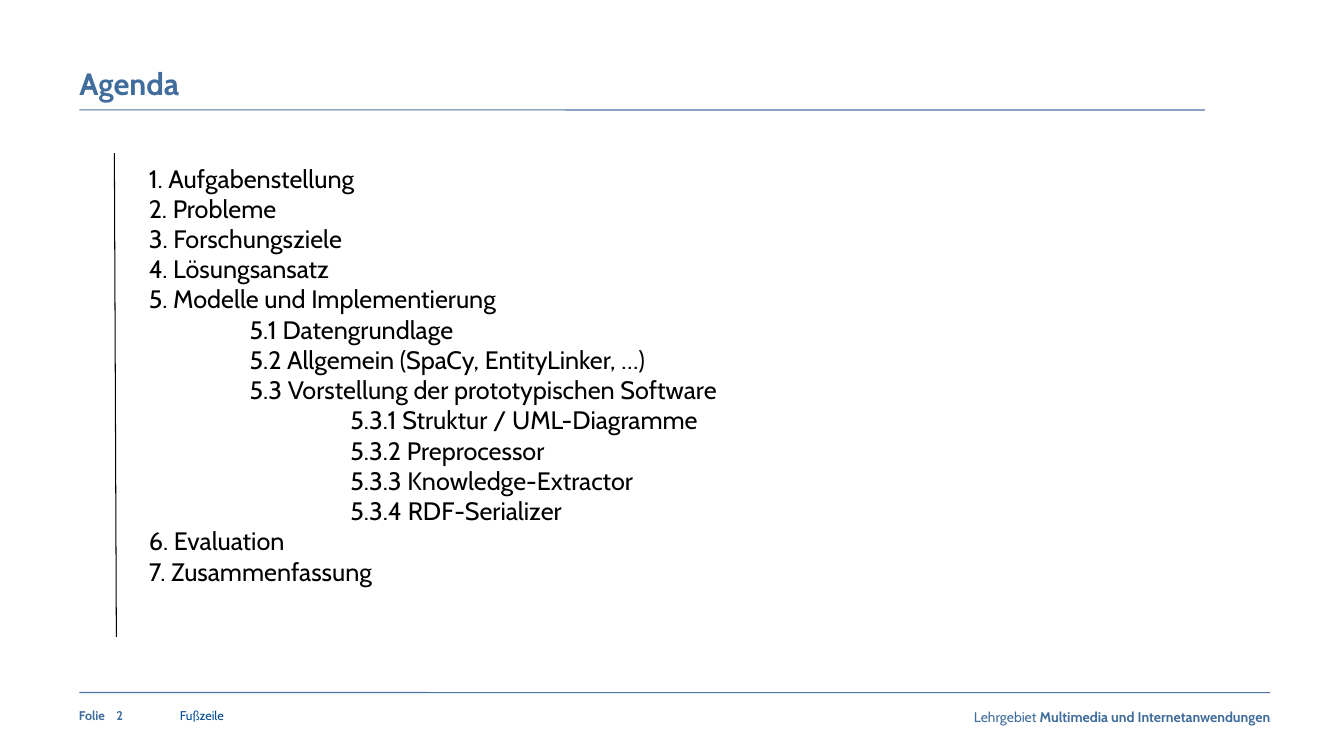
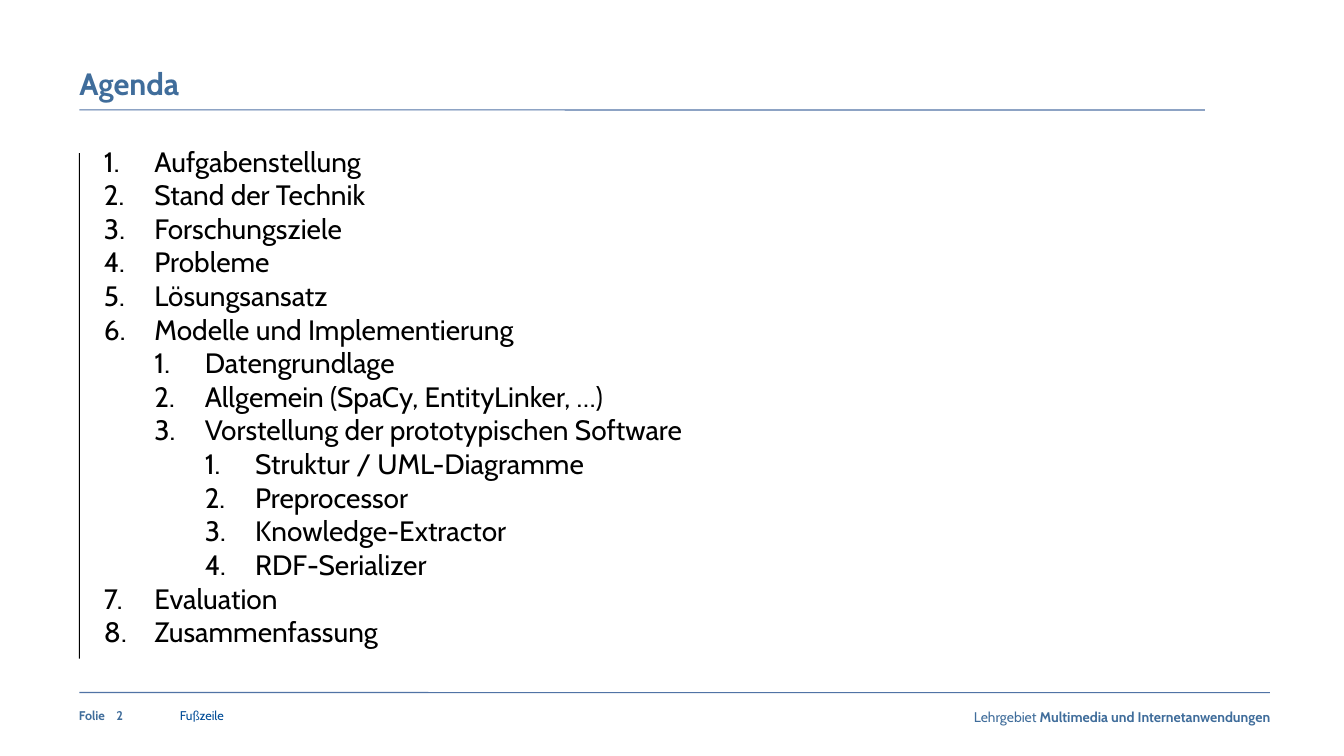
Before and after one commit to claraja/NLP_63458_WS22, a slide deck: slide 2 of Praesentation/Praesentation_Fachpraktikum_MedExtractor_Gruppe5.pptx. Drawn at 1344x756 pixels with LibreOffice and Linux fonts; fonts in the diff are those of the drawing; background and template pictures are left out. Boxes give left, top, right and bottom in pixels: in the first picture for what was removed or moved away, otherwise in the second. Text is boxed around its words. In the diff, an @@ line names an element or a change of style, - is before the commit and + after.

```diff
--- a/Praesentation/Praesentation_Fachpraktikum_MedExtractor_Gruppe5.pptx
+++ b/Praesentation/Praesentation_Fachpraktikum_MedExtractor_Gruppe5.pptx
@@ line moved from (114, 153) - (116, 637) to (80, 153) - (80, 658) @@
@@ text at bbox=[154, 151, 682, 649]: text changed; size 18 to 20 pt @@
-1. Aufgabenstellung
-2. Probleme
-3. Forschungsziele
-4. Lösungsansatz
-5. Modelle und Implementierung
-5.1 Datengrundlage
-5.2 Allgemein (SpaCy, EntityLinker, …)
-5.3 Vorstellung der prototypischen Software
-5.3.1 Struktur / UML-Diagramme
-5.3.2 Preprocessor
-5.3.3 Knowledge-Extractor
-5.3.4 RDF-Serializer
-6. Evaluation
-7. Zusammenfassung
+1. Aufgabenstellung
+2. Stand der Technik
+3. Forschungsziele
+4. Probleme
+5. Lösungsansatz
+6. Modelle und Implementierung
+  1. Datengrundlage
+  2. Allgemein (SpaCy, EntityLinker, …)
+  3. Vorstellung der prototypischen Software
+    1. Struktur / UML-Diagramme
+    2. Preprocessor
+    3. Knowledge-Extractor
+    4. RDF-Serializer
+7. Evaluation
+8. Zusammenfassung
```
Also in this commit, not shown: 5 other slides changed, 2 slides added, 2 other files.
